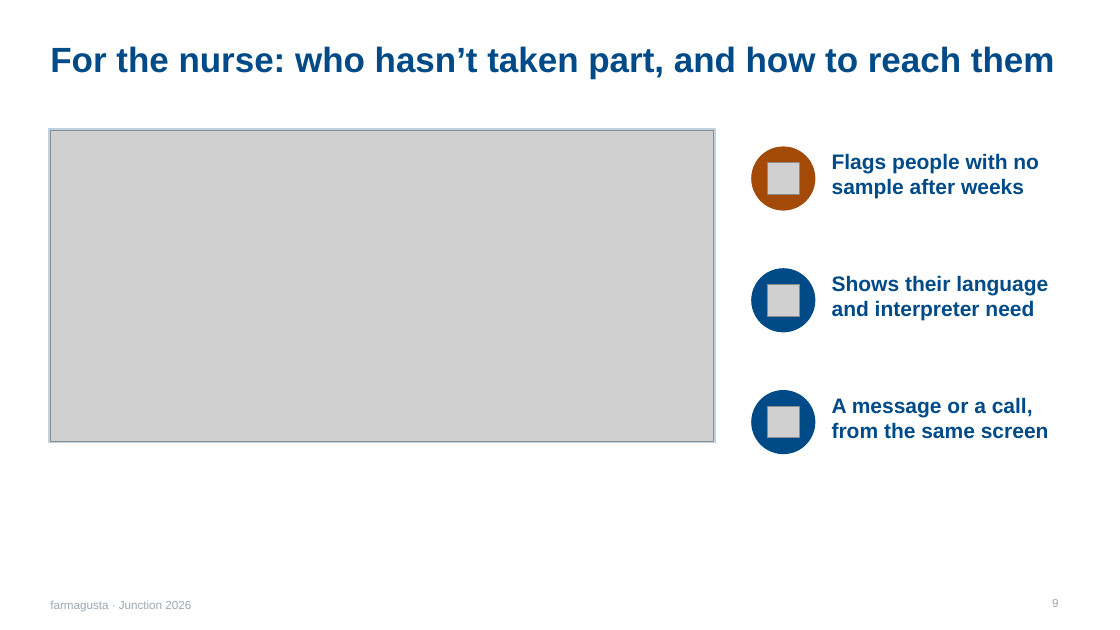
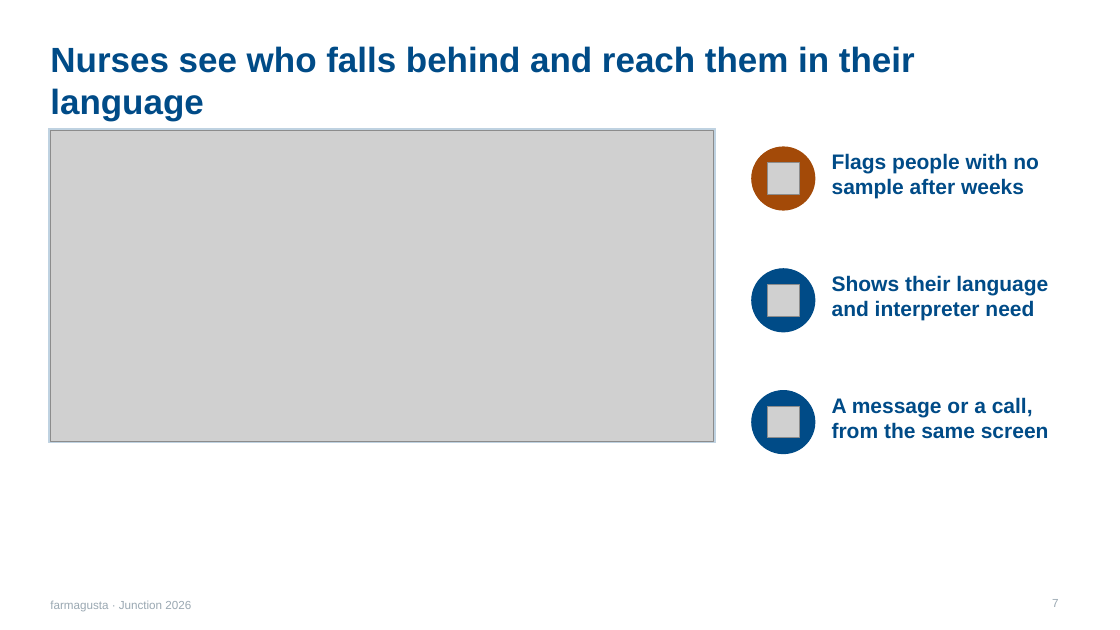
Before and after one commit to rromppanen/junction26, a slide deck: slide 7 of docs/pitch/farmagusta-screening-attendance.pptx (slide 9 before the commit). Drawn at 1120x630 pixels with LibreOffice and Linux fonts; fonts in the diff are those of the drawing; grey boxes stand for pictures. Boxes give left, top, right and bottom in pixels: in the first picture for what was removed or moved away, otherwise in the second. Text is boxed around its words. In the diff, an @@ line names an element or a change of style, - is before the commit and + after.

```diff
--- a/docs/pitch/farmagusta-screening-attendance.pptx
+++ b/docs/pitch/farmagusta-screening-attendance.pptx
@@ title at bbox=[50, 46, 915, 121]: text changed @@
-For the nurse: who hasn’t taken part, and how to reach them
+Nurses see who falls behind and reach them in their language
@@ page number at bbox=[1052, 599, 1058, 607]: text changed @@
-9
+7
```
Also in this commit, not shown: 9 other slides changed.
